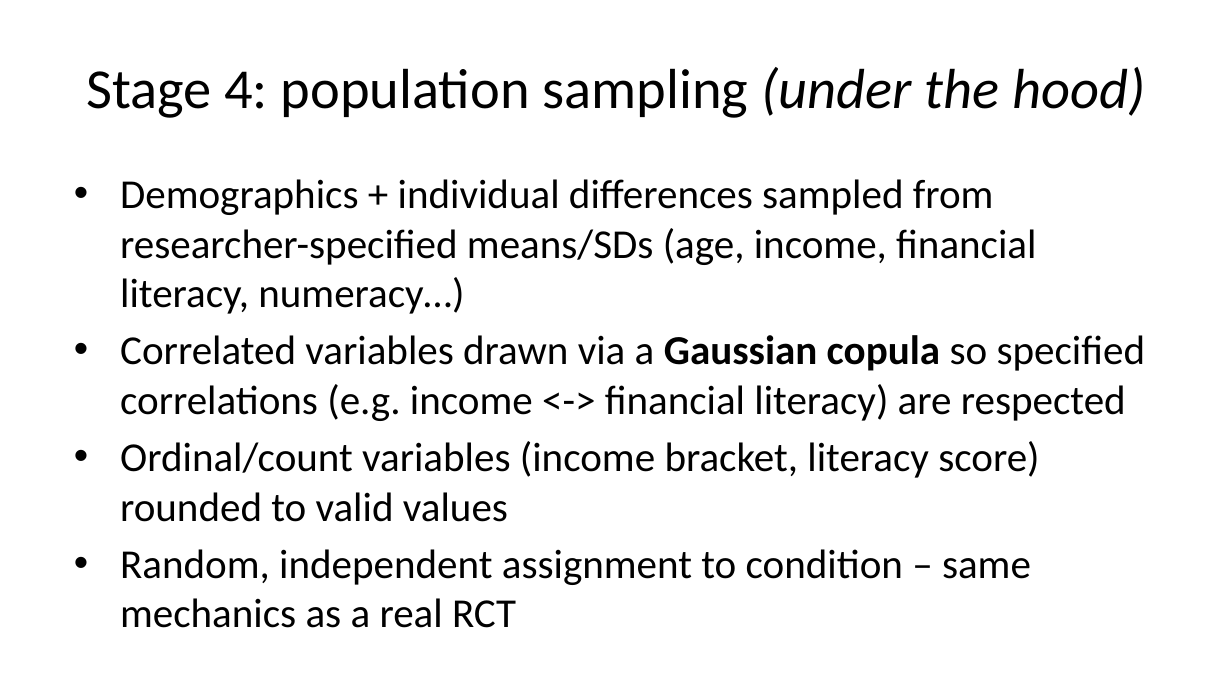
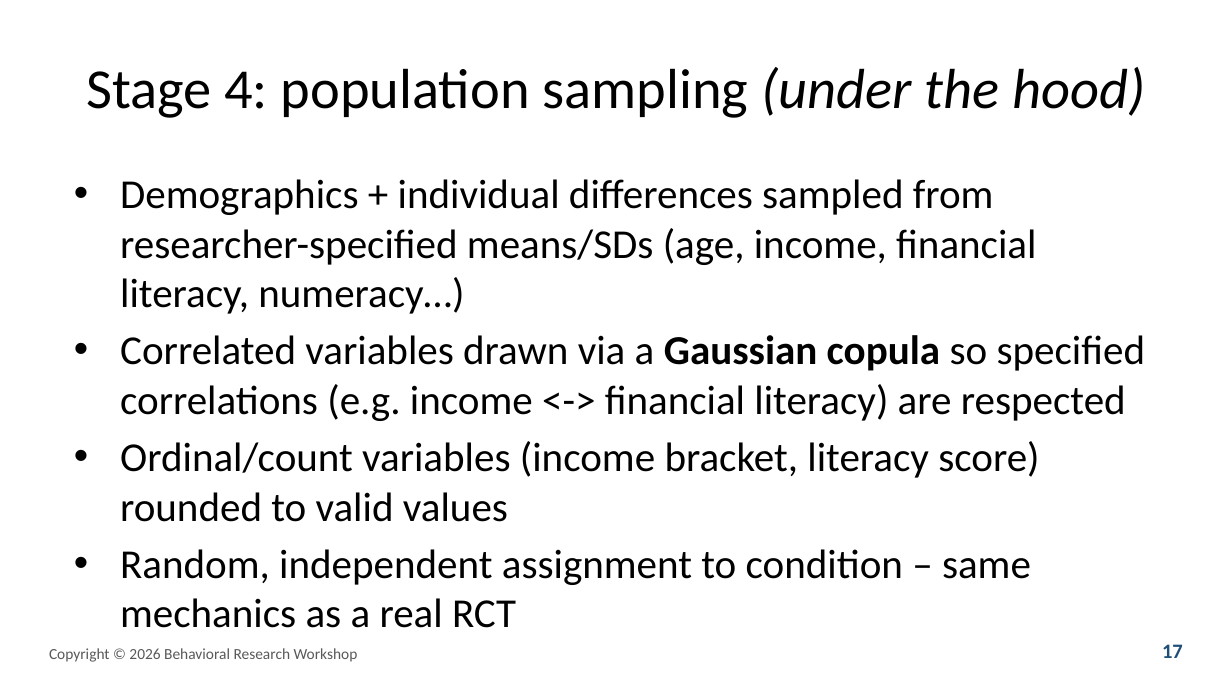
Before and after one commit to prof-stephenshu/behavioral-research-env, a slide deck: slide 17 of presentations/2026-workshop/slides.pptx. Drawn at 1232x693 pixels with LibreOffice and Linux fonts; fonts in the diff are those of the drawing. Boxes give left, top, right and bottom in pixels: in the first picture for what was removed or moved away, otherwise in the second. Text is boxed around its words. In the diff, an @@ line names an element or a change of style, - is before the commit and + after.

Commit message:
Apply footer/page-number branding pass to slides.pptx
Adapted from a reference course deck the user shared: bottom-left
copyright footer, bottom-right bold navy page number, applied uniformly
across all 30 slides via assets/apply_branding.py (python-pptx
post-processing on the pandoc-generated pptx).

Deliberately does not attempt to reproduce the reference deck institutional
logo bar (Cornell/Dyson/CALS) -- fabricating a university seal or wordmark
from scratch would be an inaccurate imitation of official branding rather
than a real asset. User can add real logo files later, or supply them for
a follow-up pass.

```diff
--- a/presentations/2026-workshop/slides.pptx
+++ b/presentations/2026-workshop/slides.pptx
@@ text added at [49, 648, 358, 662], 9 pt, text #595959 @@
+Copyright © 2026 Behavioral Research Workshop
@@ text added at [1162, 644, 1183, 658], 12 pt, text #1F4E79, bold @@
+17
```
Also in this commit, not shown: 29 other slides changed, 1 other file.
